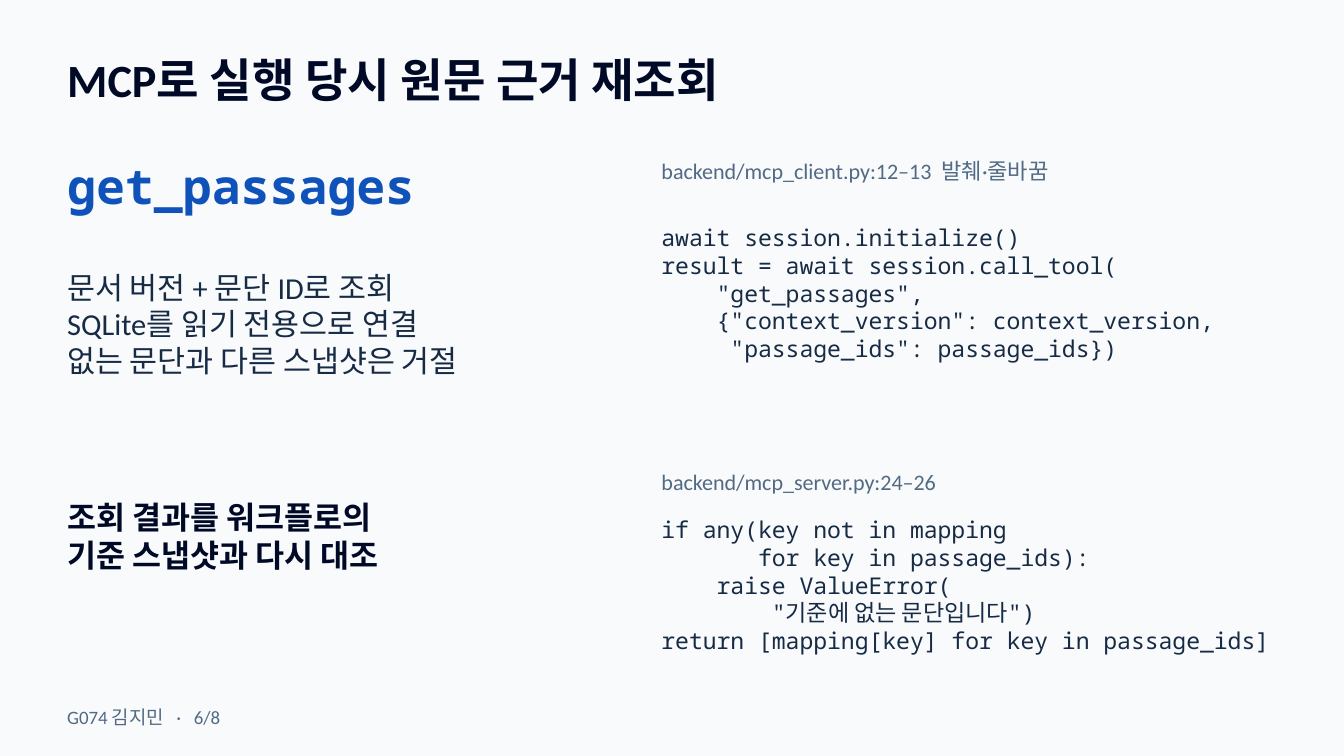
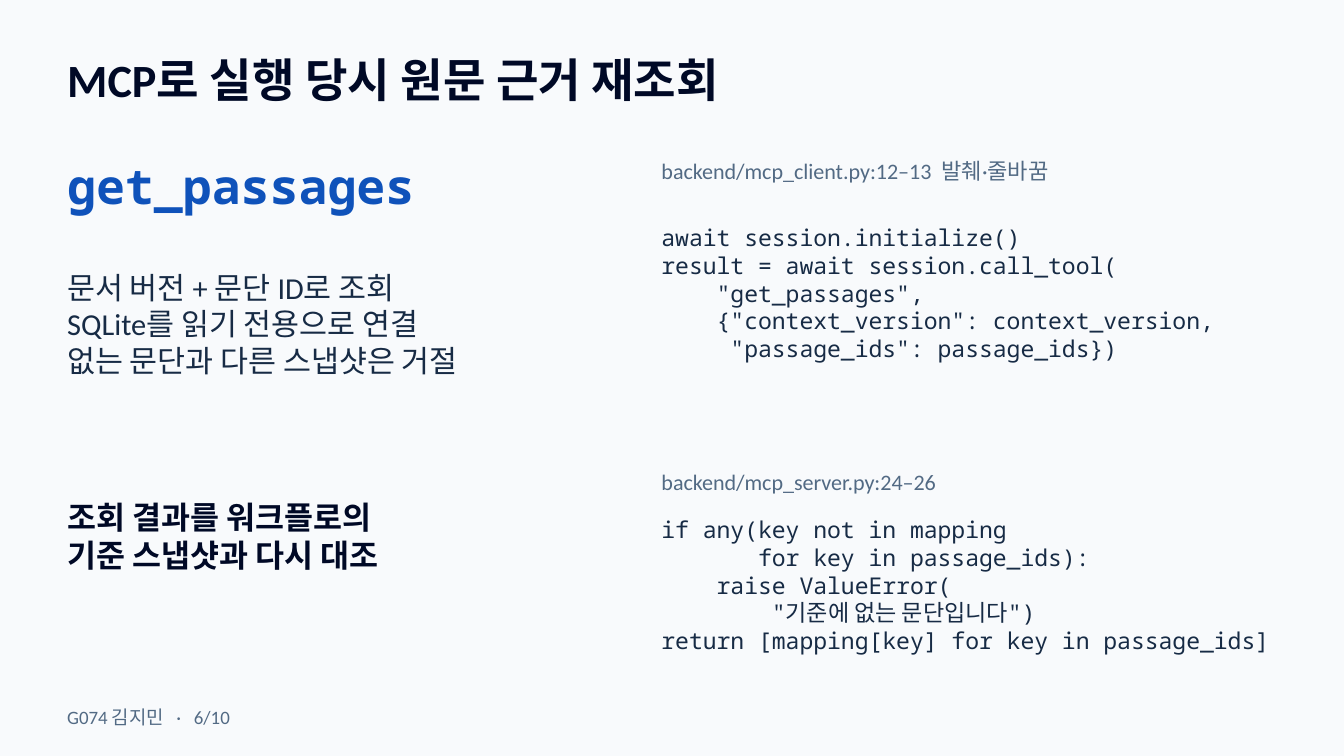
Before and after one commit to OMGimin/loreforge, a slide deck: slide 6 of docs/presentation/LoreForge-G074-KimJimin.pptx. Drawn at 1344x756 pixels with LibreOffice and Linux fonts; fonts in the diff are those of the drawing. Boxes give left, top, right and bottom in pixels: in the first picture for what was removed or moved away, otherwise in the second. Text is boxed around its words. In the diff, an @@ line names an element or a change of style, - is before the commit and + after.

```diff
--- a/docs/presentation/LoreForge-G074-KimJimin.pptx
+++ b/docs/presentation/LoreForge-G074-KimJimin.pptx
@@ text at box(67, 708, 230, 726): text changed @@
-G074 김지민 · 6/8
+G074 김지민 · 6/10
```
Also in this commit, not shown: 7 other slides changed, 2 slides added, 1 other file.
